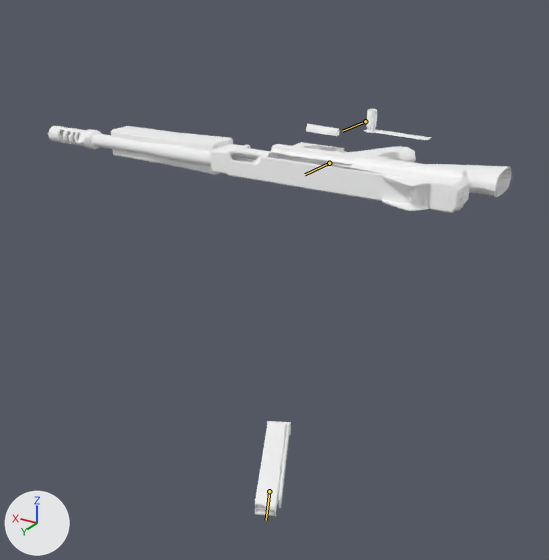
Renders of the glTF model xogot/assets/weapons/aether_waw_real/thompson/viewmodel.glb from each side of a commit.
One viewpoint serves both versions: a camera (50 mm lens) standing at (-0.446, 0.886, 0.256) and looking at (0.241, -0.26, -0.317). Every picture has the same lights, and +X, +Y and +Z are marked at lower left. The first picture is the older version. Both versions are drawn at frame 24 of the action 'PSA_viewmodel_thompson_reload'; the numbers are the values there. The bones that change, and the others that lie on the model, are drawn over the model as lines.

Objects in the first picture: 'ThompsonGun'.
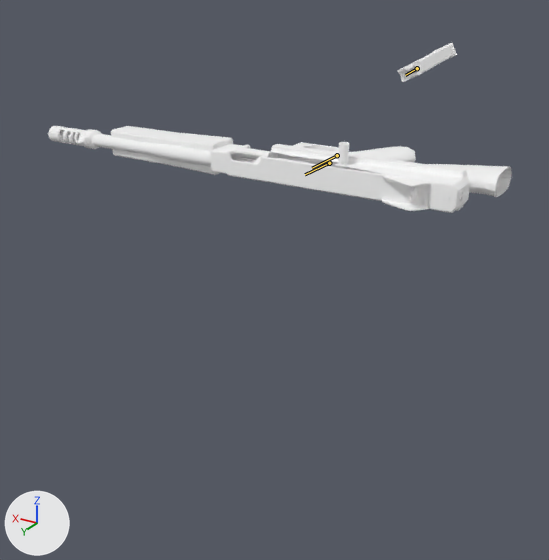
Boxes (x1, y1, x2, y2) around the edits, measured in the pictures (549 x 560 px):
'ThompsonGun', posed (58% shorter): before (48, 109, 512, 516); after (48, 43, 512, 213)
bone 'j_clip', root to tip: before (269, 491) to (266, 520); after (417, 68) to (405, 75)
bone 'j_bolt', root to tip: before (365, 121) to (342, 131); after (337, 155) to (312, 168)

The change in detail:
Bone 'j_clip' (bone_j_clip) moves from (0.032, -0.038, -0.613) to (0.032, -0.613, 0.045).
Bone 'j_clip' (bone_j_clip) turns from (-4, -1, 26) to (-4, 26, 1) degrees about its own x, y and z.
Bone 'j_bolt' (bone_j_bolt) moves from (-0.072, -0.079, 0.031) to (-0.07, 0.002, 0.003).
Bone 'j_bolt' (bone_j_bolt) turns from (0, -1, -1) to (0, 0, 0) degrees about its own x, y and z.
